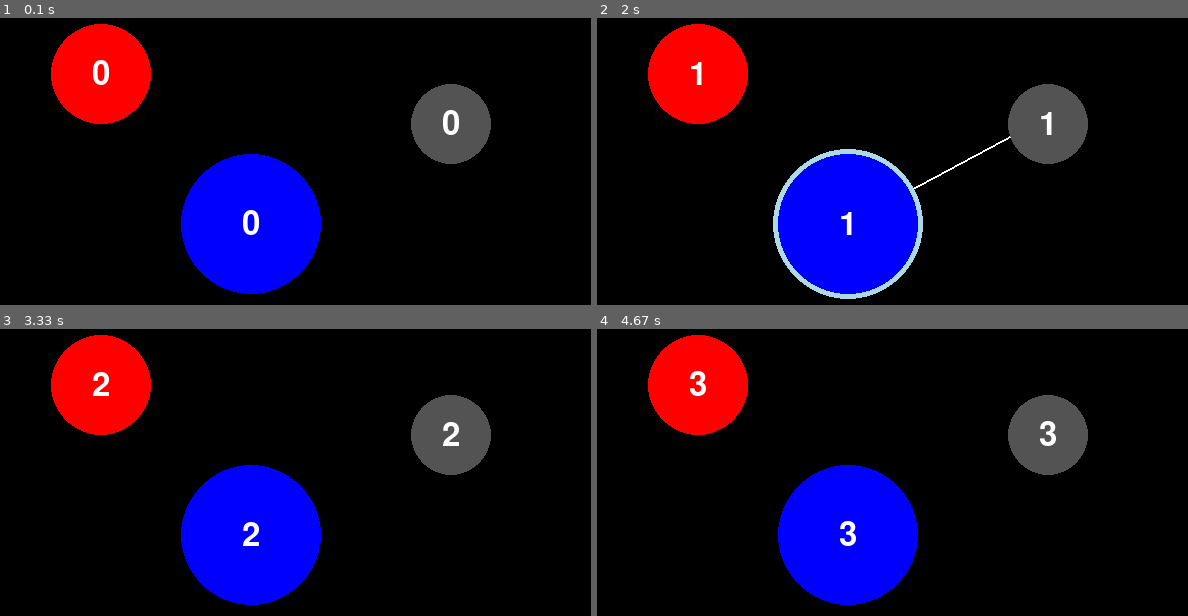
Above: before the commit, frames 1-4 (two rows, left to right).
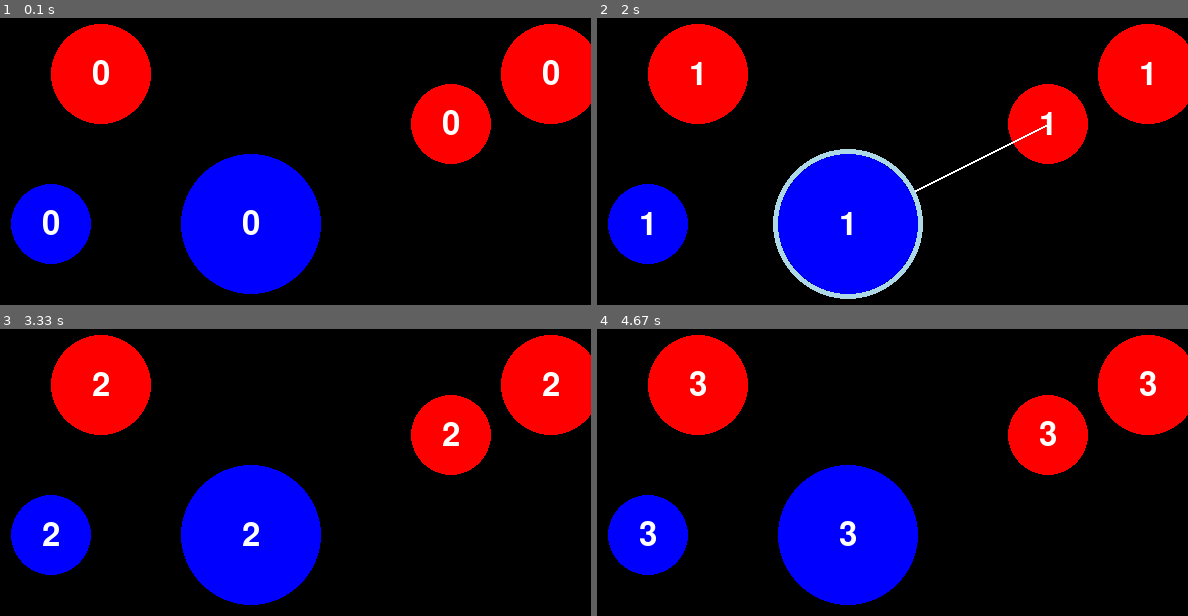
Above: after the commit, the same moments.

Repository: msa2984/teals-pygame
Game: pygame game, started from pygame/nano_wars/main.py
Same seed, same stepped clock (60 frames per second), same inputs: the game is played once before the commit and once after it.
Inputs (mouse positions are in pixels of both pictures, inside the frame that each line leads up to):
- Up to frame 1 (0.1 s): no input
- Up to frame 2 (2 s): click (868, 164) at 0.38 s; move the mouse to (667, 92) at 0.7 s; click (outside the picture) at 1.22 s; click (868, 221) at 1.55 s; click (1034, 121) at 1.88 s
- Up to frame 3 (3.33 s): click (502, 438) at 2.22 s
- Up to frame 4 (4.67 s): click (667, 504) at 3.95 s; click (1093, 469) at 4.28 s

The runs differ from the first frame. In frame 1, 10% of the frame differs, in the area x 1-100%, y 2-86%; in frame 2, 10%; in frame 3, 10%; in frame 4, 10%.

Commit message:
:hammer:

Diff:
--- a/pygame/nano_wars/main.py
+++ b/pygame/nano_wars/main.py
@@ -16,8 +16,10 @@
 # Create a list of circles
 cells = [
     Cell((150, 150), 50, (255, 0, 0)),  # Red circle at (150, 150)
+    Cell((600, 150), 50, (255, 0, 0)),  # Red circle at (150, 150)
+    Cell((500, 200), 40, (255, 0, 0)),  # Green circle at (500, 200)
     Cell((300, 300), 70, (0, 0, 255)),  # Blue circle at (300, 300)
-    Cell((500, 200), 40, (83, 83, 83))   # Green circle at (500, 200)
+    Cell((100, 300), 40, (0, 0, 255)),  # Blue circle at (300, 300)
 ]
 line_active = False  # Variable to track if the line is currently being drawn
 highlighted_cell = None  # Track which cell is currently highlighted
@@ -51,6 +53,7 @@
         # Handle mouse motion event
         elif event.type == MOUSEMOTION:
             if line_active and highlighted_cell:  # Only update if the line is active
+              if not highlighted_cell.snapped_cell:
                 mouse_pos = pygame.mouse.get_pos()
                 highlighted_cell.line_end = mouse_pos  # Update the end of the line to follow the cursor
 
@@ -67,9 +70,9 @@
     # Get the current time in milliseconds
     current_time = pygame.time.get_ticks()
 
-    # Draw all the cells
+    # Draw all the cells (circles)
     for cell in cells:
-        cell.draw(screen, current_time)
+        cell.draw(screen, current_time, cells)
 
     pygame.display.flip()  # Update the display
     fpsClock.tick(fps)  # Control the frame rate
--- a/pygame/nano_wars/models/cell.py
+++ b/pygame/nano_wars/models/cell.py
@@ -15,12 +15,13 @@
         self.font = pygame.font.SysFont(None, 48)
         self.text_color = (255, 255, 255)
         self.line_end = None  # Store the cursor position for the line
+        self.snapped_cell = None  # New attribute to track the snapped cell
 
     @property
     def center(self):
         return (self.position[0], self.position[1])
 
-    def draw(self, screen: Surface, current_time):
+    def draw(self, screen: Surface, current_time, cells):
         # Update the counter if 1 second has passed
         if current_time - self.last_update_time >= self.update_interval:
             self.counter += 1
@@ -42,6 +43,31 @@
 
             # Only draw the line if the line_end is outside the circle
             if distance_to_edge > self.radius:
+                # Check for collision with other circles
+                for cell in cells:  # Assuming 'cells' is accessible here
+                    if cell != self and cell.color != (0, 0, 255):  # Check only non-blue circles
+                        distance_to_other_center = pygame.math.Vector2(cell.center).distance_to(self.line_end)
+
+                        if distance_to_other_center <= cell.radius:
+                            # Snap the line_end to the center of the other circle
+                            self.line_end = cell.center
+                            self.snapped_cell = cell  # Track the snapped circle
+                            break  # Exit the loop once a collision is handled
+
+            # If snapped, check if the mouse is outside the snapped circle
+            if self.snapped_cell:
+                mouse_pos = pygame.mouse.get_pos()
+                distance_to_snapped = pygame.math.Vector2(self.snapped_cell.position).distance_to(mouse_pos)
+
+                if distance_to_snapped > self.snapped_cell.radius:
+                    self.line_end = mouse_pos  # Update line_end if mouse is outside the snapped circle
+                else:
+                    # Keep line_end at the snapped circle's center
+                    self.line_end = self.snapped_cell.center
+
+            # Redo the distance check after snapping
+            distance_to_edge = pygame.math.Vector2(self.center).distance_to(self.line_end)
+            if distance_to_edge > self.radius:
                 pygame.draw.line(screen, (255, 255, 255), edge_position, self.line_end, 2)
 
         # Render the counter as text inside the circle
@@ -49,6 +75,7 @@
         text_surface = self.font.render(number, True, self.text_color)
         text_rect = text_surface.get_rect(center=self.position)
         screen.blit(text_surface, text_rect)
+
 
     def check_click(self, mouse_pos):
         # Function to check if the mouse click is inside this circle
